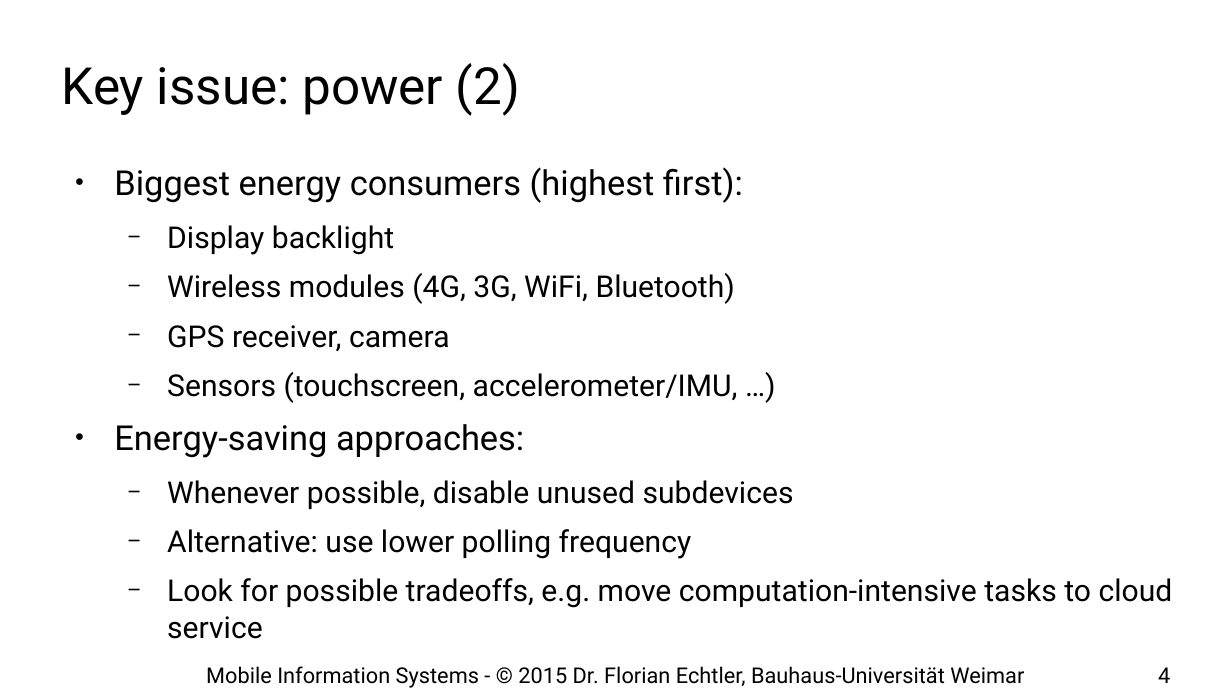
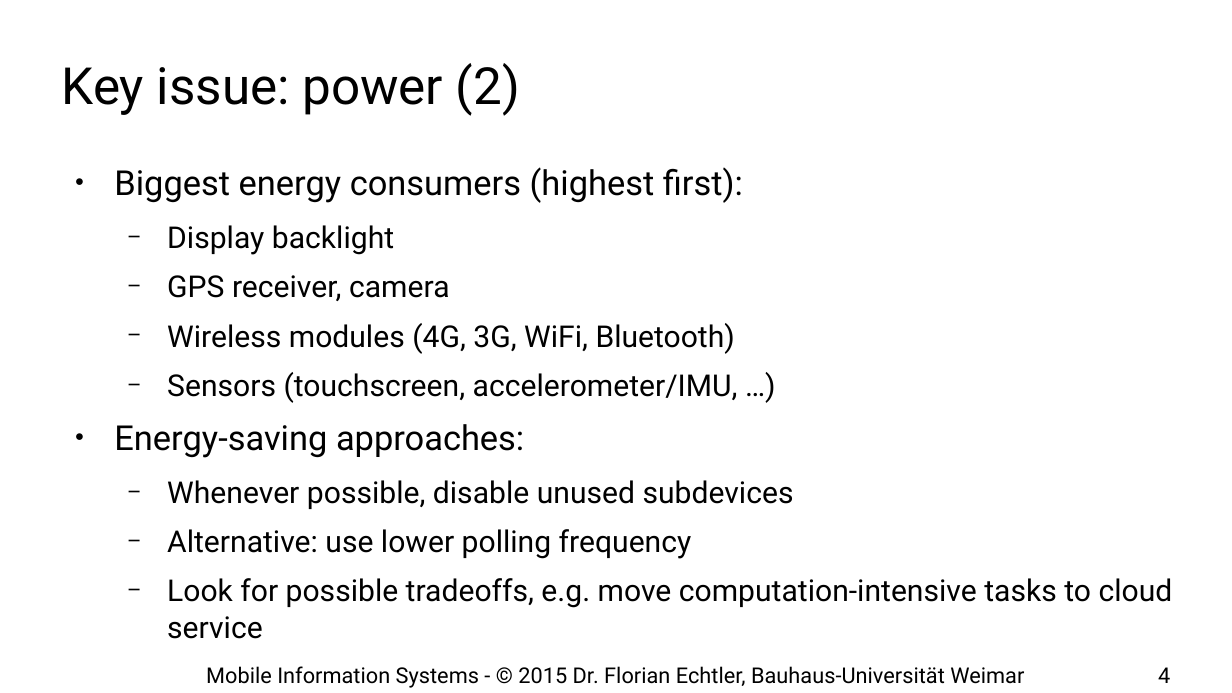
Before and after one commit to floe/mobile-information-systems, a slide deck: slide 4 of 02-big-issues.odp. Drawn at 1232x693 pixels with LibreOffice and Linux fonts; fonts in the diff are those of the drawing; background and template pictures are left out. Boxes give left, top, right and bottom in pixels: in the first picture for what was removed or moved away, otherwise in the second. Text is boxed around its words. In the diff, an @@ line names an element or a change of style, - is before the commit and + after.

```diff
--- a/02-big-issues.odp
+++ b/02-big-issues.odp
@@ text at box(167, 275, 450, 301): paragraph added @@
+  − GPS receiver, camera
@@ text at box(167, 325, 450, 351): paragraph removed @@
-  − GPS receiver, camera
```
Also in this commit, not shown: 8 other slides changed, 1 slide added, 1 other file.
